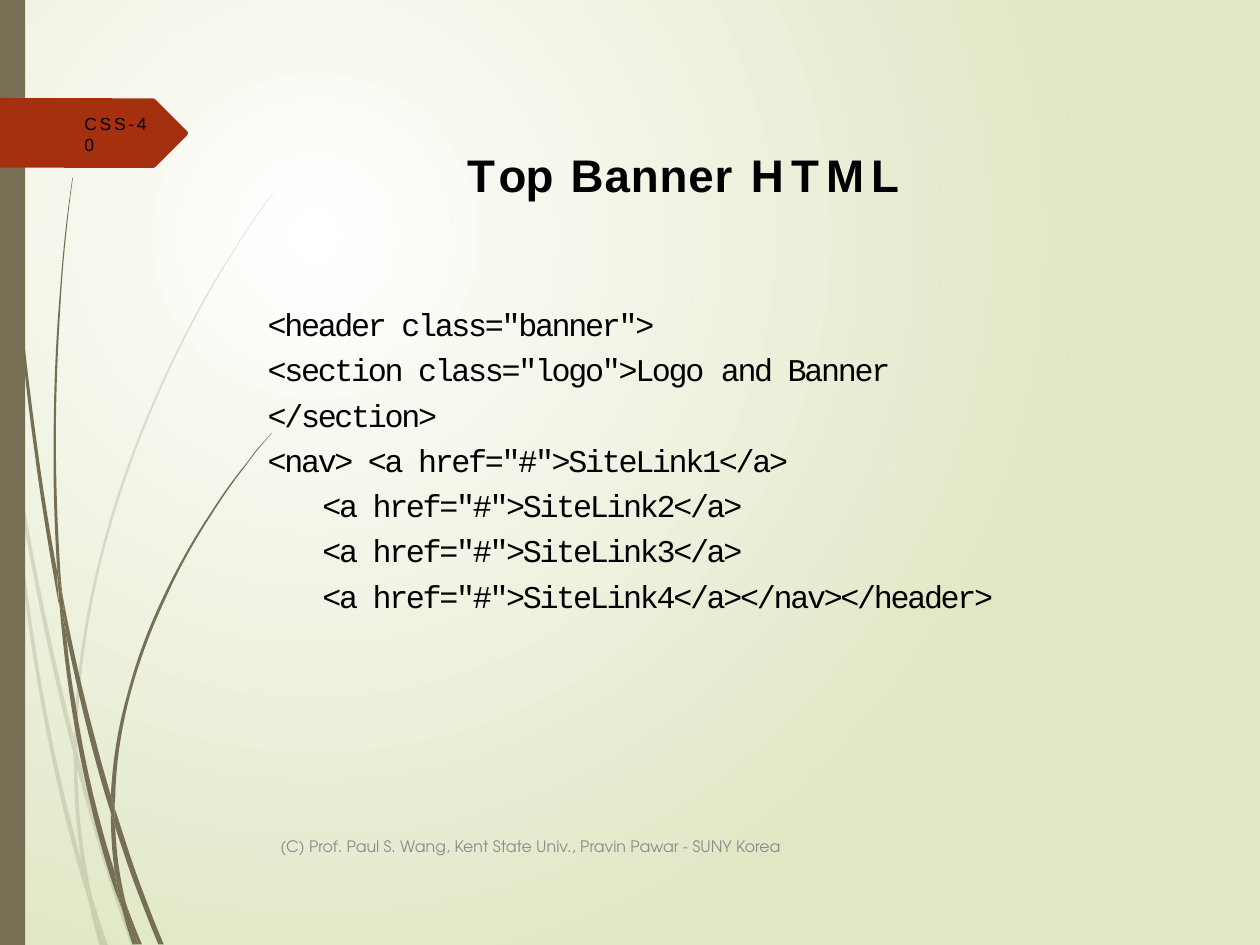
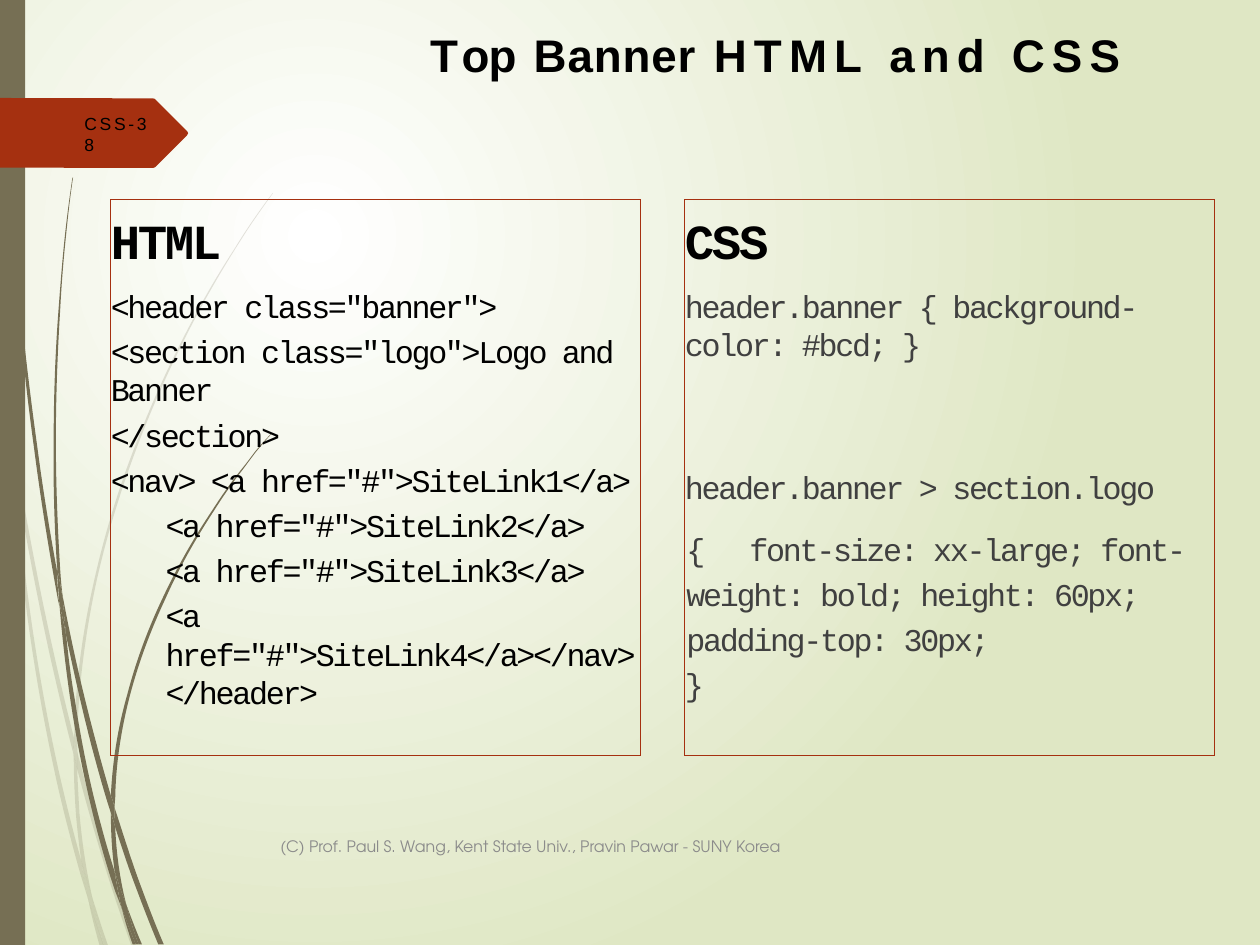
Before and after one commit to ppawar/ppawar.github.io, a slide deck: slide 38 of Fall2019/CSE102-F19/lectures/CSE102_Lec4-CSS.pptx (slide 40 before the commit). Drawn at 1260x945 pixels with LibreOffice and Linux fonts; fonts in the diff are those of the drawing. Boxes give left, top, right and bottom in pixels: in the first picture for what was removed or moved away, otherwise in the second. Text is boxed around its words. In the diff, an @@ line names an element or a change of style, - is before the commit and + after.

```diff
--- a/Fall2019/CSE102-F19/lectures/CSE102_Lec4-CSS.pptx
+++ b/Fall2019/CSE102-F19/lectures/CSE102_Lec4-CSS.pptx
@@ title at (111, 40, 696, 364): text changed @@
-Top Banner HTML
+Top Banner HTML and CSS
@@ page number at (84, 118, 146, 130): text changed @@
-CSS-40
+CSS-38
@@ text at (111, 199, 640, 756): paragraph added @@
+HTML
@@ text "HTML": place and size @@
-text "HTML" at (268, 313, 994, 609)
+text "HTML" at (111, 199, 640, 756)
@@ text "HTML" at (111, 199, 640, 756): outline none to #A53010 0.75 pt @@
@@ rectangle added at (685, 199, 1215, 756), outline #A53010 0.75 pt, 18.1 pt, text #404040 @@
+CSS
+header.banner { background-color: #bcd; }
+header.banner > section.logo
+{ font-size: xx-large; font-weight: bold; height: 60px; padding-top: 30px;
+}
```
Also in this commit, not shown: 7 other slides changed, 14 slides added, 3 slides removed, 11 other files.
